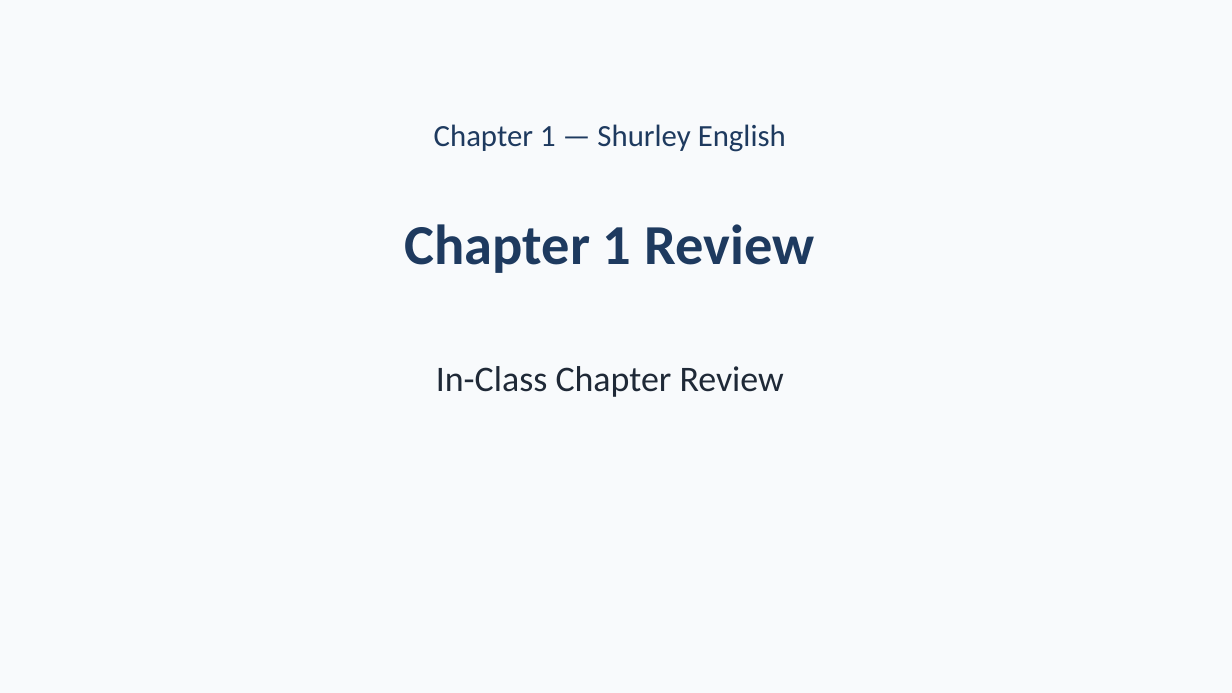
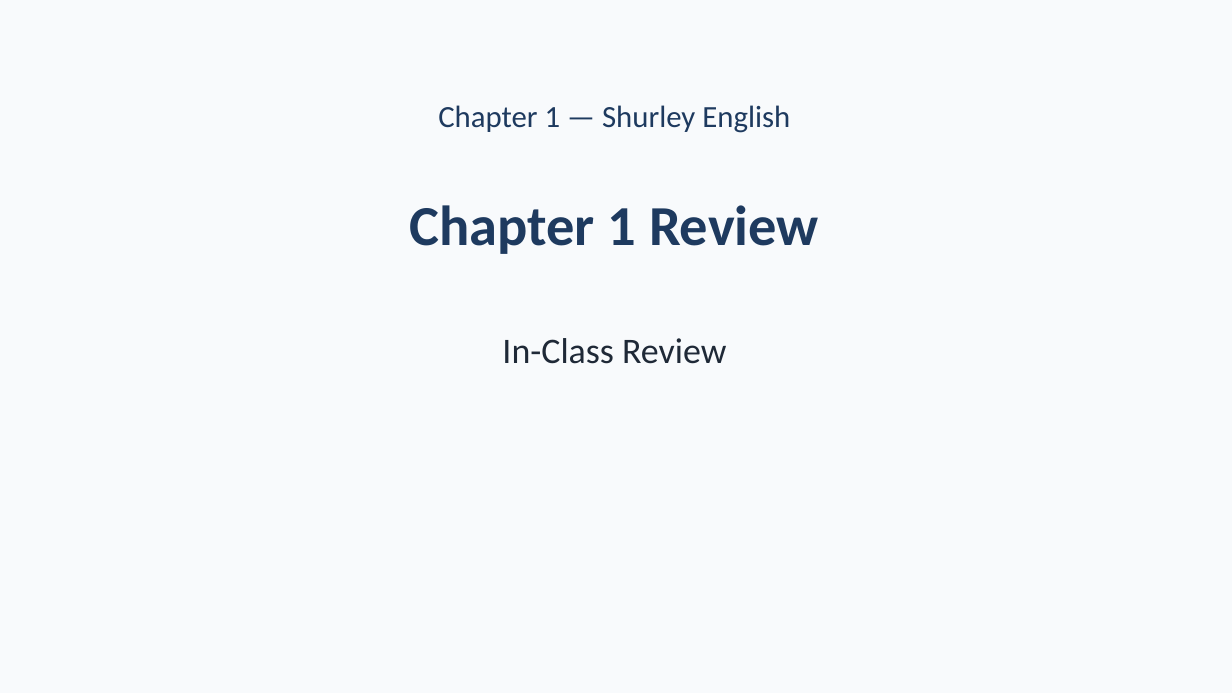
Before and after one commit to owenreagan-cyber/shurley-packet-system, a slide deck: slide 1 of exports/teacher-resource-packs/Shurley_Chapter_1_Teacher_Resource_Pack/05_Presentations/Ch.1_Chapter_Review.pptx. Drawn at 1232x693 pixels with LibreOffice and Linux fonts; fonts in the diff are those of the drawing. Boxes give left, top, right and bottom in pixels: in the first picture for what was removed or moved away, otherwise in the second. Text is boxed around its words. In the diff, an @@ line names an element or a change of style, - is before the commit and + after.

```diff
--- a/exports/teacher-resource-packs/Shurley_Chapter_1_Teacher_Resource_Pack/05_Presentations/Ch.1_Chapter_Review.pptx
+++ b/exports/teacher-resource-packs/Shurley_Chapter_1_Teacher_Resource_Pack/05_Presentations/Ch.1_Chapter_Review.pptx
@@ text "Chapter 1 — Shurley English": place and size @@
-text "Chapter 1 — Shurley English" at (434,124,786,152)
+text "Chapter 1 — Shurley English" at (438,105,790,133)
@@ text "Chapter 1 Review": place and size @@
-text "Chapter 1 Review" at (405,224,814,273)
+text "Chapter 1 Review" at (409,205,819,254)
@@ text at (502,338,726,364): text changed @@
-In-Class Chapter Review
+In-Class Review
```
Also in this commit, not shown: 4 other slides changed, 1 slide added, 2 slides removed, 35 other files.
